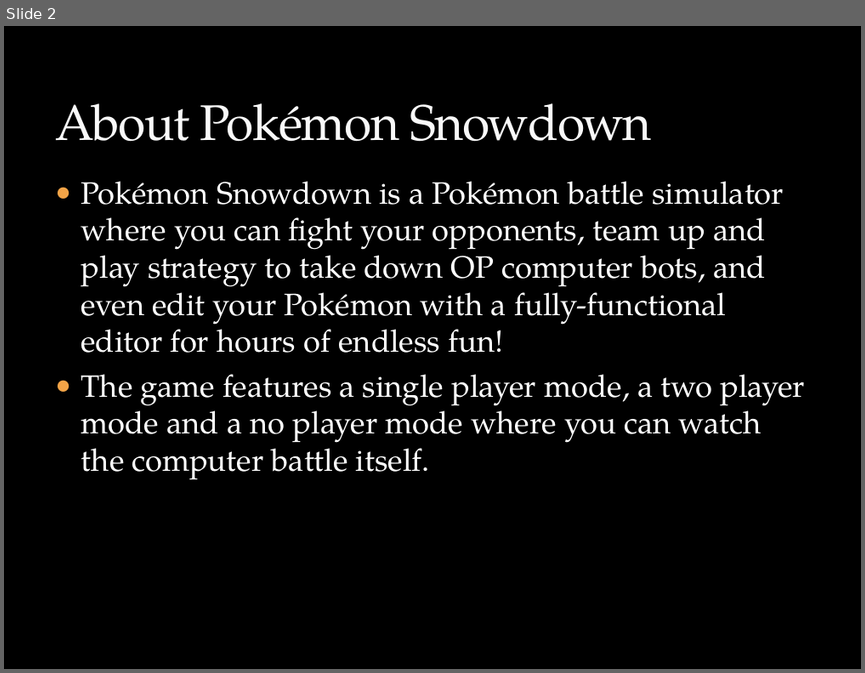
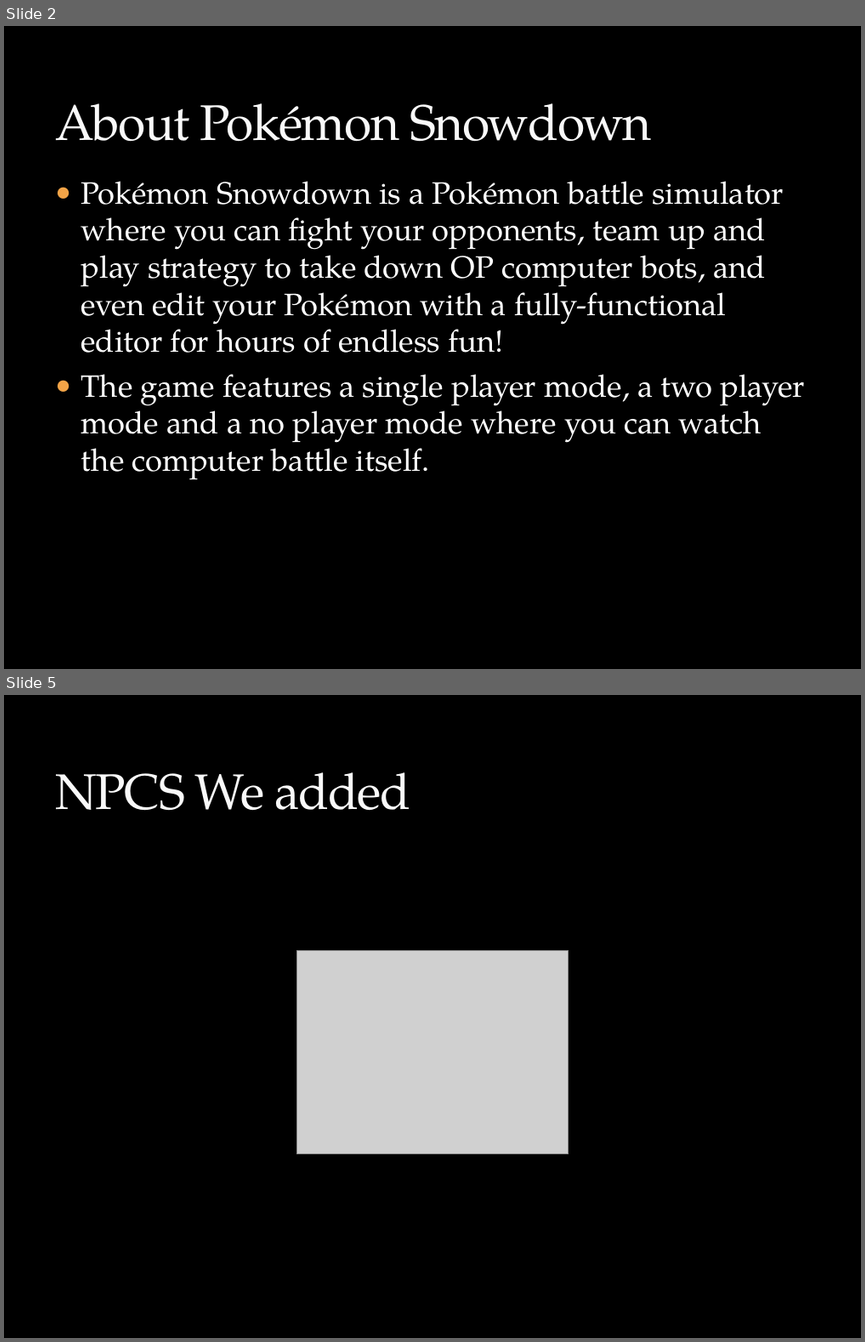
Before and after one commit to maZang/PokeSnowdown, a slide deck: final_presentation.pptx. Shown one above the other, each under a label of ours: slide 2 before the commit, slides 2 and 5 after it; the slides between them are not shown. The pictures are 865x673 and 865x1342 pixels, drawn with LibreOffice and Linux fonts; fonts in the diff are those of the drawing; grey boxes stand for pictures; background and template pictures are left out. Boxes give left, top, right and bottom in pixels: in the first picture for what was removed or moved away, otherwise in the second. Text is boxed around its words. In the diff, an @@ line names an element or a change of style, - is before the commit and + after.

```diff
--- a/final_presentation.pptx
+++ b/final_presentation.pptx
@@ slide 5 added at [4, 695, 861, 1338], background picture (left out) @@
@@ title added at [55, 772, 411, 811], 42 pt, text #F9F9F9 @@
+NPCS We added
@@ picture added at [297, 950, 568, 1154] @@
```
Also in this commit, not shown: 2 slides changed, 2 other slides added, 6 slides removed.
